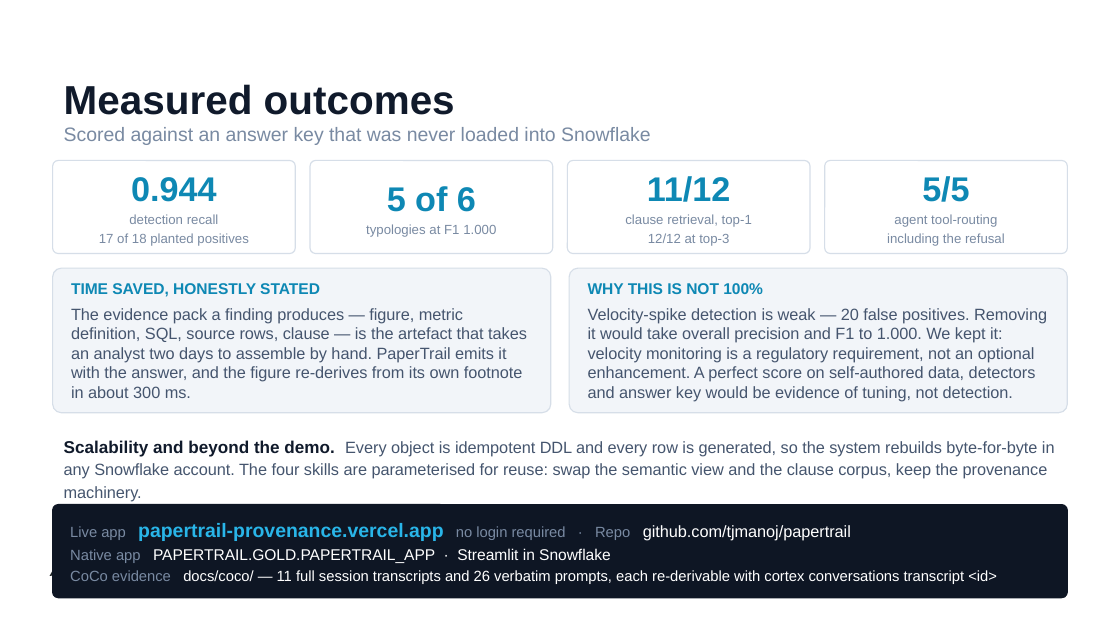
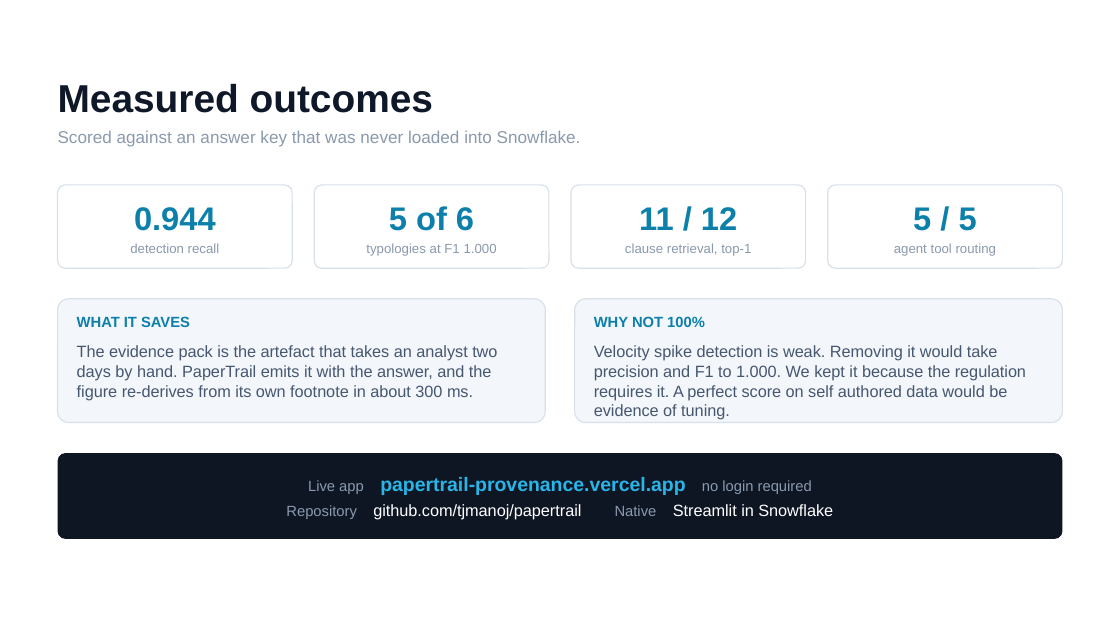
Before and after one commit to tjmanoj/papertrail, a slide deck: slide 5 of docs/submission/PaperTrail-Provenance-Prototype-Submission.pptx. Drawn at 1120x630 pixels with LibreOffice and Linux fonts; fonts in the diff are those of the drawing; background and template pictures are left out. Boxes give left, top, right and bottom in pixels: in the first picture for what was removed or moved away, otherwise in the second. Text is boxed around its words. In the diff, an @@ line names an element or a change of style, - is before the commit and + after.

Commit message:
Rebuild the deck and drop em dashes from authored files
The first deck overflowed its boxes. Every text block is now sized from a
measured line estimate before the box is drawn, so content cannot run past its
container, and each slide carries one idea instead of three. The architecture
slide is a drawn diagram with real connectors rather than stacked text panels.

Also removed the template's own scaffolding text, which was still printing
Additional Slide at the foot of the outcomes slide, and forced Arial across
every run since the template carries Manrope, which is not installed on stock
macOS and falls back badly.

Em dashes are gone from everything we wrote. They are deliberately left in
docs/coco/transcripts and docs/coco/prompts, because those are verbatim records
of what CoCo emitted and what was sent to it. Editing them to tidy a character
would falsify the evidence the submission rests on, which is a worse problem
than a dash, and a transcript is not something anyone expects a human to have
typed.

```diff
--- a/docs/submission/PaperTrail-Provenance-Prototype-Submission.pptx
+++ b/docs/submission/PaperTrail-Provenance-Prototype-Submission.pptx
@@ text "Measured outcomes" at bbox=[58, 83, 433, 113]: size 26 to 25 pt, text colour #101A2B to #0F1829; less space between paragraphs @@
@@ text at bbox=[58, 130, 581, 147]: text changed; size 12.5 to 11 pt; text colour #798AA2 to #8A99AD @@
-Scored against an answer key that was never loaded into Snowflake
+Scored against an answer key that was never loaded into Snowflake.
@@ outline #D6DEE8 0.75 pt to #D8E0EA 0.75 pt; proportions changed in 3 elements at bbox=[828, 185, 1063, 268], bbox=[571, 185, 806, 268], bbox=[57, 185, 292, 268] @@
@@ rounded rectangle "0.944": place and size @@
-rounded rectangle "0.944" at bbox=[53, 160, 296, 253]
+rounded rectangle "0.944" at bbox=[57, 185, 292, 268]
@@ text in rounded rectangle at bbox=[134, 207, 216, 231]: size 22 to 21 pt, text colour #0E88B4 to #0C7FAA in "0.944" @@
@@ rounded rectangle "5 of 6": place and size @@
-rounded rectangle "5 of 6" at bbox=[310, 160, 553, 253]
+rounded rectangle "5 of 6" at bbox=[315, 185, 550, 268]
@@ rounded rectangle "5 of 6" at bbox=[315, 185, 550, 268]: size 22 to 21 pt, text colour #0E88B4 to #0C7FAA in "5 of 6"; text colour #798AA2 to #8A99AD in "typologies at F1 1.000"; more space between paragraphs; outline #D6DEE8 0.75 pt to #D8E0EA 0.75 pt; proportions changed @@
@@ rounded rectangle "11 / 12": place and size @@
-rounded rectangle "11 / 12" at bbox=[568, 160, 811, 253]
+rounded rectangle "11 / 12" at bbox=[571, 185, 806, 268]
@@ text in rounded rectangle at bbox=[625, 207, 751, 256]: text changed; text colour #798AA2 to #8A99AD @@
-11/12
-clause retrieval, top-1
-12/12 at top-3
+11 / 12
+clause retrieval, top-1
@@ rounded rectangle "5 / 5": place and size @@
-rounded rectangle "5 / 5" at bbox=[824, 160, 1067, 253]
+rounded rectangle "5 / 5" at bbox=[828, 185, 1063, 268]
@@ text in rounded rectangle at bbox=[894, 207, 996, 256]: text changed; text colour #798AA2 to #8A99AD @@
-5/5
-agent tool-routing
-including the refusal
+5 / 5
+agent tool routing
@@ text in rounded rectangle at bbox=[130, 243, 220, 253]: text changed; text colour #798AA2 to #8A99AD @@
-detection recall
-17 of 18 planted positives
+detection recall
@@ rounded rectangle "WHAT IT SAVES": place and size @@
-rounded rectangle "WHAT IT SAVES" at bbox=[53, 269, 551, 413]
+rounded rectangle "WHAT IT SAVES" at bbox=[57, 299, 544, 422]
@@ rounded rectangle "WHAT IT SAVES" at bbox=[57, 299, 544, 422]: vertical alignment middle to top; fill #F2F5F9 to #F3F6FA; outline #D6DEE8 0.75 pt to #D8E0EA 0.75 pt; proportions changed @@
@@ rounded rectangle "WHY NOT 100%" at bbox=[575, 299, 1062, 422]: vertical alignment middle to top; fill #F2F5F9 to #F3F6FA; outline #D6DEE8 0.75 pt to #D8E0EA 0.75 pt; proportions changed @@
@@ rounded rectangle "WHY NOT 100%": place and size @@
-rounded rectangle "WHY NOT 100%" at bbox=[569, 269, 1067, 413]
+rounded rectangle "WHY NOT 100%" at bbox=[575, 299, 1062, 422]
@@ text in rounded rectangle at bbox=[77, 316, 497, 400]: text changed; text colour #45556E to #465770 @@
-TIME SAVED, HONESTLY STATED
-The evidence pack a finding produces — figure, metric definition, SQL, source rows, clause — is the artefact that takes an analyst two days to assemble by hand. PaperTrail emits it with the answer, and the figure re-derives from its own footnote in about 300 ms.
+WHAT IT SAVES
+The evidence pack is the artefact that takes an analyst two days by hand. PaperTrail emits it with the answer, and the figure re-derives from its own footnote in about 300 ms.
@@ text in rounded rectangle at bbox=[594, 316, 1026, 420]: text changed; text colour #45556E to #465770 @@
-WHY THIS IS NOT 100%
-Velocity-spike detection is weak — 20 false positives. Removing it would take overall precision and F1 to 1.000. We kept it: velocity monitoring is a regulatory requirement, not an optional enhancement. A perfect score on self-authored data, detectors and answer key would be evidence of tuning, not detection.
+WHY NOT 100%
+Velocity spike detection is weak. Removing it would take precision and F1 to 1.000. We kept it because the regulation requires it. A perfect score on self authored data would be evidence of tuning.
@@ text removed at bbox=[64, 440, 1055, 501] @@
-Scalability and beyond the demo. Every object is idempotent DDL and every row is generated, so the system rebuilds byte-for-byte in any Snowflake account. The four skills are parameterised for reuse: swap the semantic view and the clause corpus, keep the provenance machinery.
@@ rounded rectangle "Live app papertrail-provenance.vercel.app no login ...": place and size @@
-rounded rectangle "Live app papertrail-provenance.vercel.app no login ..." at bbox=[53, 505, 1067, 598]
+rounded rectangle "Live app papertrail-provenance.vercel.app no login ..." at bbox=[57, 454, 1062, 540]
@@ rounded rectangle "Live app papertrail-provenance.vercel.app no login ..." at bbox=[57, 454, 1062, 540]: outline #0E1624 0.75 pt to none; proportions changed @@
@@ text in rounded rectangle at bbox=[308, 477, 833, 520]: text changed; size 9.5 to 10.5 pt @@
-Live app papertrail-provenance.vercel.app no login required · Repo github.com/tjmanoj/papertrail
-Native app PAPERTRAIL.GOLD.PAPERTRAIL_APP · Streamlit in Snowflake
-CoCo evidence docs/coco/ — 11 full session transcripts and 26 verbatim prompts, each re-derivable with cortex conversations transcript <id>
+Live app papertrail-provenance.vercel.app no login required
+Repository github.com/tjmanoj/papertrail Native Streamlit in Snowflake
@@ text removed at bbox=[50, 565, 155, 580] @@
-Additional Slide
```
Also in this commit, not shown: 4 other slides changed, 40 other files.
